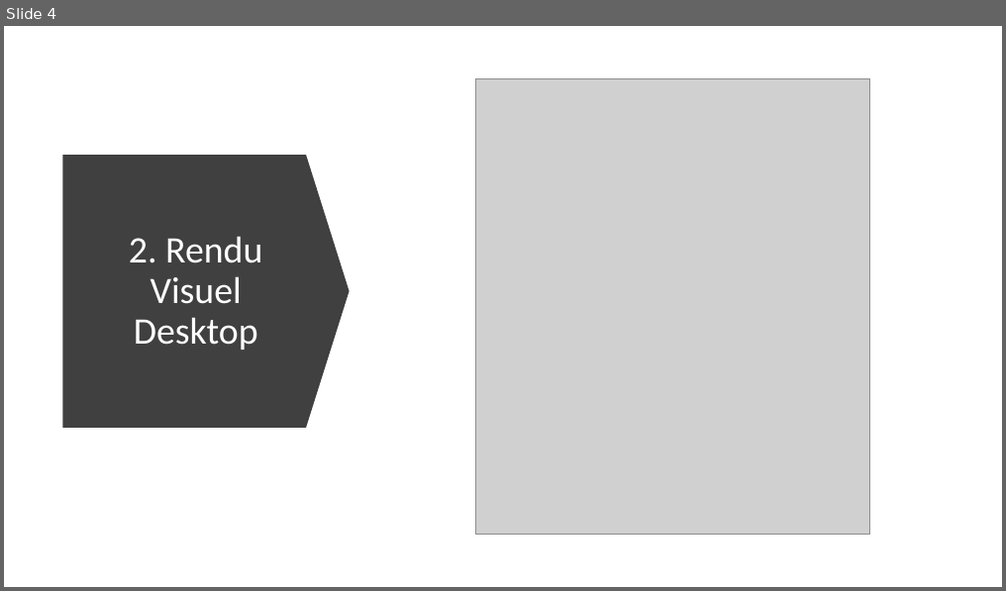
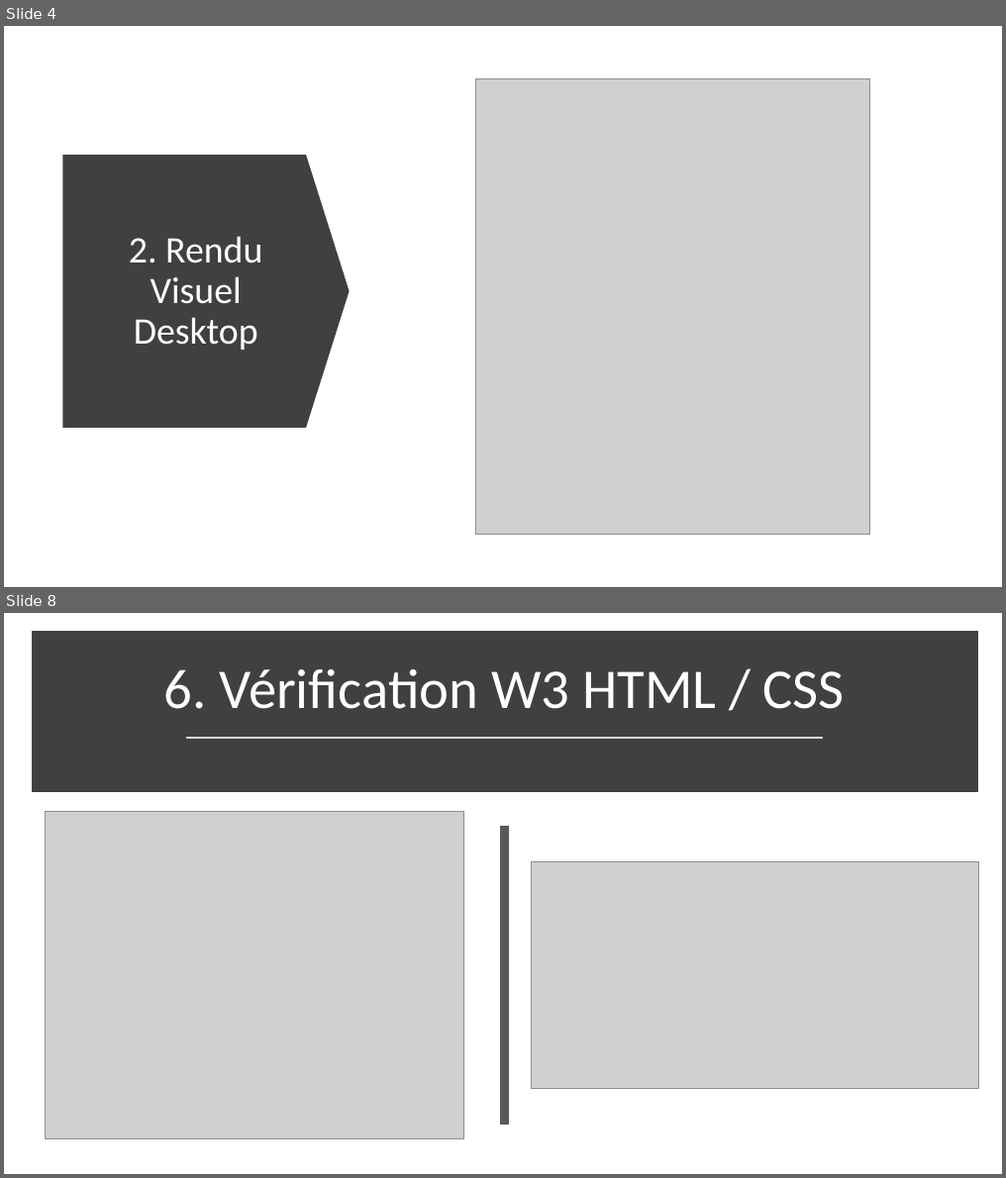
Before and after one commit to Dakusy/P2_Booki, a slide deck: P2.pptx. Shown one above the other, each under a label of ours: slide 4 before the commit, slides 4 and 8 after it; the slides between them are not shown. The pictures are 1006x591 and 1006x1178 pixels, drawn with LibreOffice and Linux fonts; fonts in the diff are those of the drawing; grey boxes stand for pictures. Boxes give left, top, right and bottom in pixels: in the first picture for what was removed or moved away, otherwise in the second. Text is boxed around its words. In the diff, an @@ line names an element or a change of style, - is before the commit and + after.

```diff
--- a/P2.pptx
+++ b/P2.pptx
@@ slide 8 added at (4,613,1002,1174), background #FFFFFF @@
@@ rectangle added at (37,636,973,787), fill #404040, outline #404040 10 pt @@
@@ title added at (164,669,845,709), 54 pt, text #FFFFFF @@
+6. Vérification W3 HTML / CSS
@@ line added from (187, 738) to (823, 738), #D9D9D9 1.75 pt @@
@@ picture added at (45,811,463,1139) @@
@@ line added from (505, 826) to (505, 1125), #595959 8 pt @@
@@ picture added at (532,862,979,1089) @@
```
Also in this commit, not shown: 4 slides changed, 1 other slide added, 1 slide removed, 2 other files.
